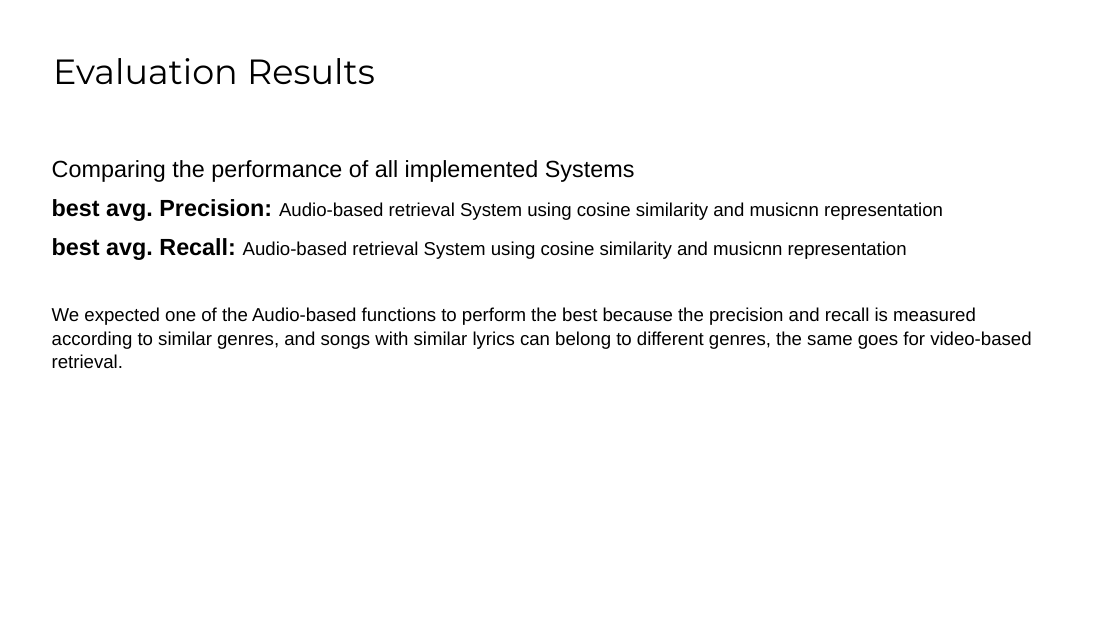
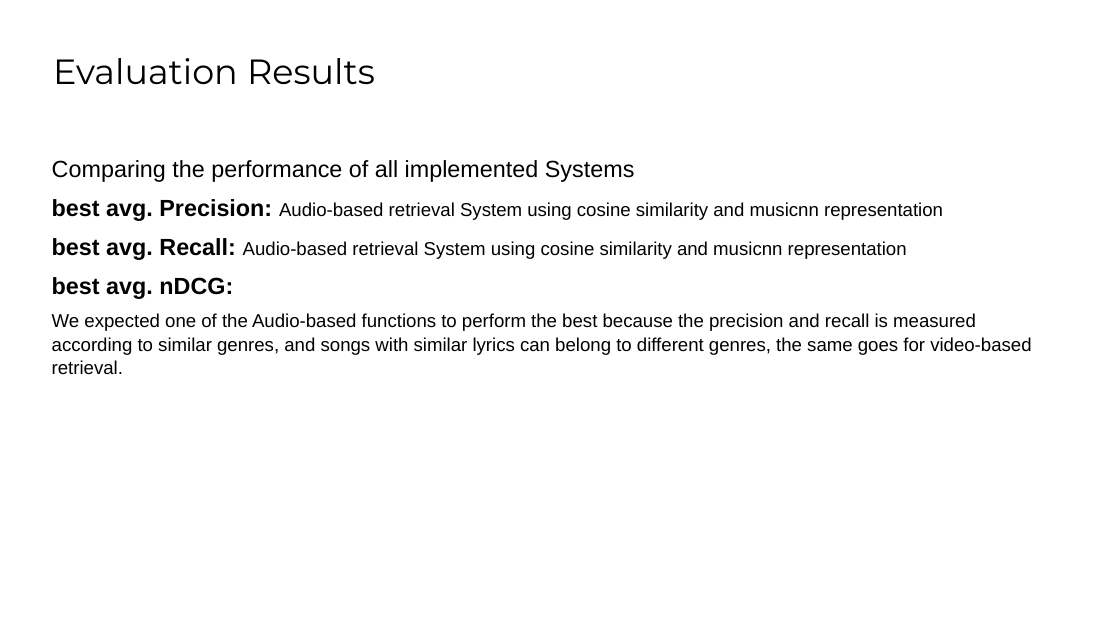
Before and after one commit to SaraCoolman/MMSR, a slide deck: slide 18 of project_3_team_E/Final Presentation.pptx. Drawn at 1120x630 pixels with LibreOffice and Linux fonts; fonts in the diff are those of the drawing; background and template pictures are left out. Boxes give left, top, right and bottom in pixels: in the first picture for what was removed or moved away, otherwise in the second. Text is boxed around its words. In the diff, an @@ line names an element or a change of style, - is before the commit and + after.

Commit message:
added results, changed presentation

```diff
--- a/project_3_team_E/Final Presentation.pptx
+++ b/project_3_team_E/Final Presentation.pptx
@@ text at (x1=52, y1=277, x2=233, y2=299): paragraph added @@
+best avg. nDCG:
```
Also in this commit, not shown: 12 other slides changed, 1 slide added, 1 slide removed, 1 other file.
